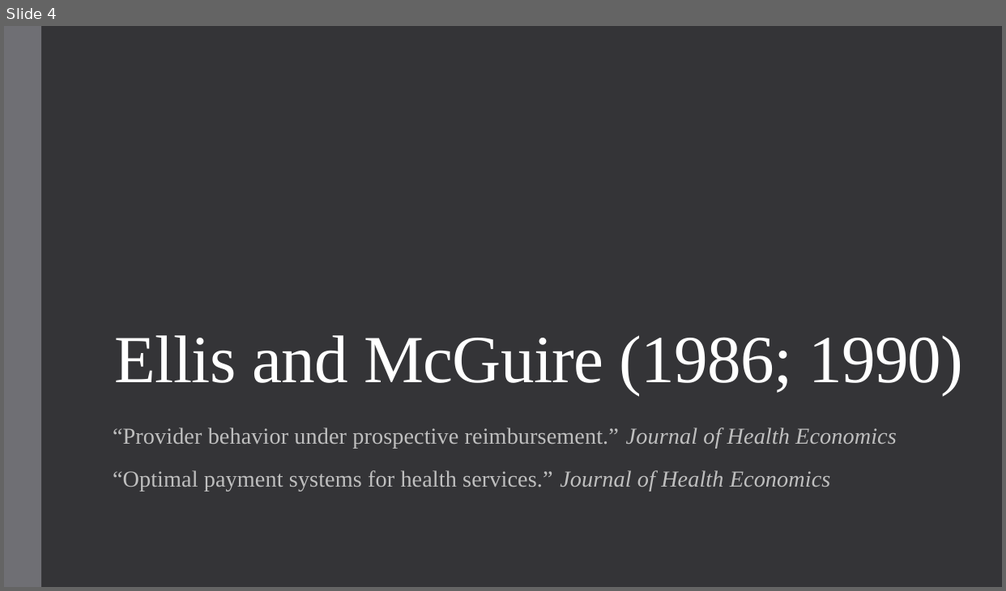
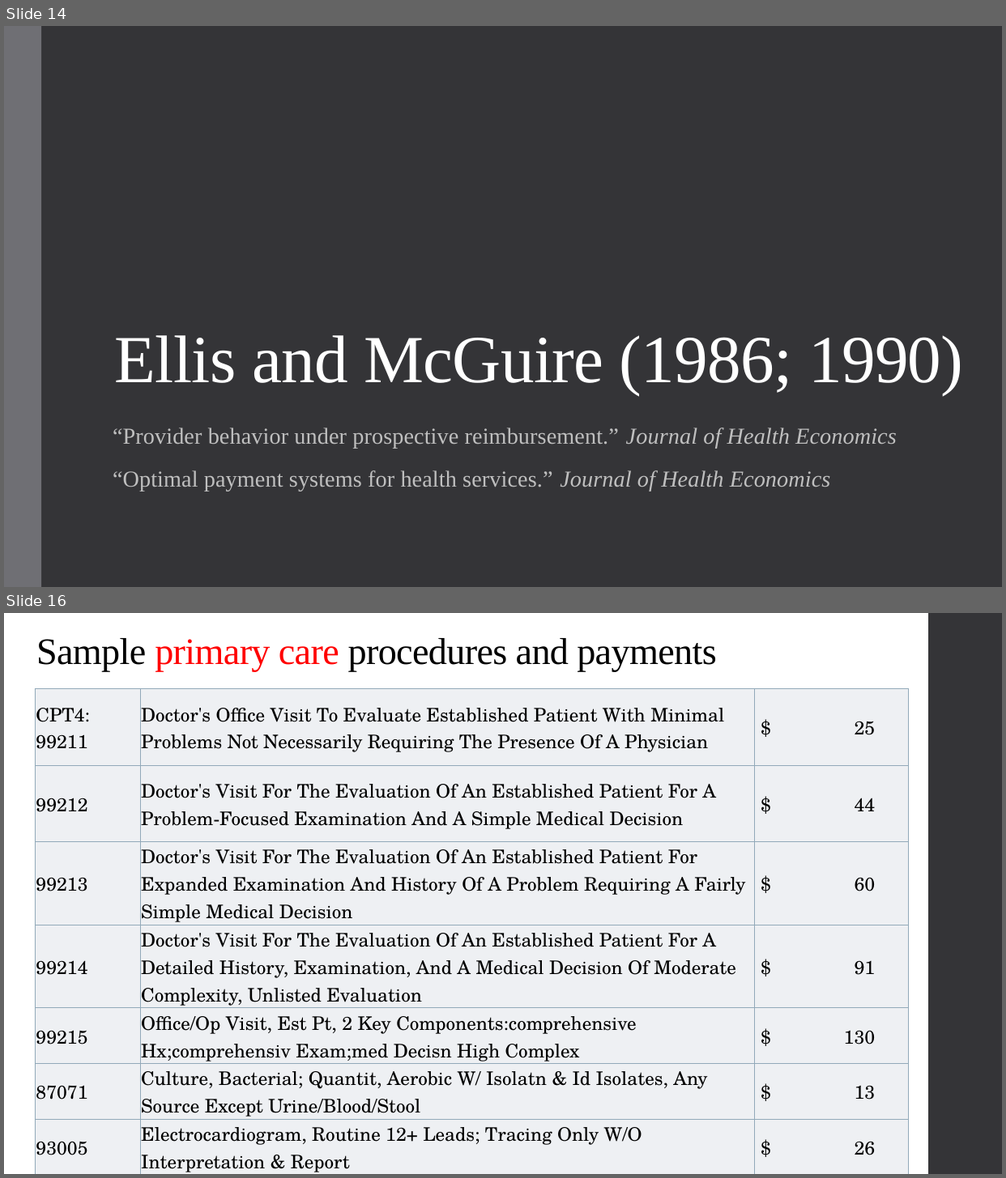
Before and after one commit to alex-hoagland/HAD6750H, a slide deck: Lecture04_ProviderPayment/L4Slides_ProviderPayment_2023W.pptx. Shown one above the other, each under a label of ours: slide 4 before the commit, slides 14 and 16 after it; the slides between them are not shown. The pictures are 1006x591 and 1006x1178 pixels, drawn with LibreOffice and Linux fonts; fonts in the diff are those of the drawing. Boxes give left, top, right and bottom in pixels: in the first picture for what was removed or moved away, otherwise in the second. Text is boxed around its words. In the diff, an @@ line names an element or a change of style, - is before the commit and + after.

```diff
--- a/Lecture04_ProviderPayment/L4Slides_ProviderPayment_2023W.pptx
+++ b/Lecture04_ProviderPayment/L4Slides_ProviderPayment_2023W.pptx
@@ slide 16 added at <box>4,613,1002,1174</box>, background #FFFFFF @@
@@ rectangle added at <box>928,613,1002,1174</box>, fill #353537 @@
@@ title added at <box>36,638,717,672</box>, 36 pt, text #000000 @@
+Sample primary care procedures and payments
@@ table added at <box>36,689,908,1174</box>, 7 rows, 3 columns @@
+CPT4: / 99211 | Doctor's Office Visit To Evaluate Established Patient With Minimal Problems Not Necessarily Requiring The Presence Of A Physician | $ 25
+99212 | Doctor's Visit For The Evaluation Of An Established Patient For A Problem-Focused Examination And A Simple Medical Decision | $ 44
+99213 | Doctor's Visit For The Evaluation Of An Established Patient For Expanded Examination And History Of A Problem Requiring A Fairly Simple Medical Decision | $ 60
+99214 | Doctor's Visit For The Evaluation Of An Established Patient For A Detailed History, Examination, And A Medical Decision Of Moderate Complexity, Unlisted Evaluation | $ 91
+99215 | Office/Op Visit, Est Pt, 2 Key Components:comprehensive Hx;comprehensiv Exam;med Decisn High Complex | $ 130
+87071 | Culture, Bacterial; Quantit, Aerobic W/ Isolatn & Id Isolates, Any Source Except Urine/Blood/Stool | $ 13
+93005 | Electrocardiogram, Routine 12+ Leads; Tracing Only W/O Interpretation & Report | $ 26
@@ what was slide 4 is now slide 14 @@
```
Also in this commit, not shown: 2 slides changed, 50 other slides added, 1 slide removed, 14 other files.
